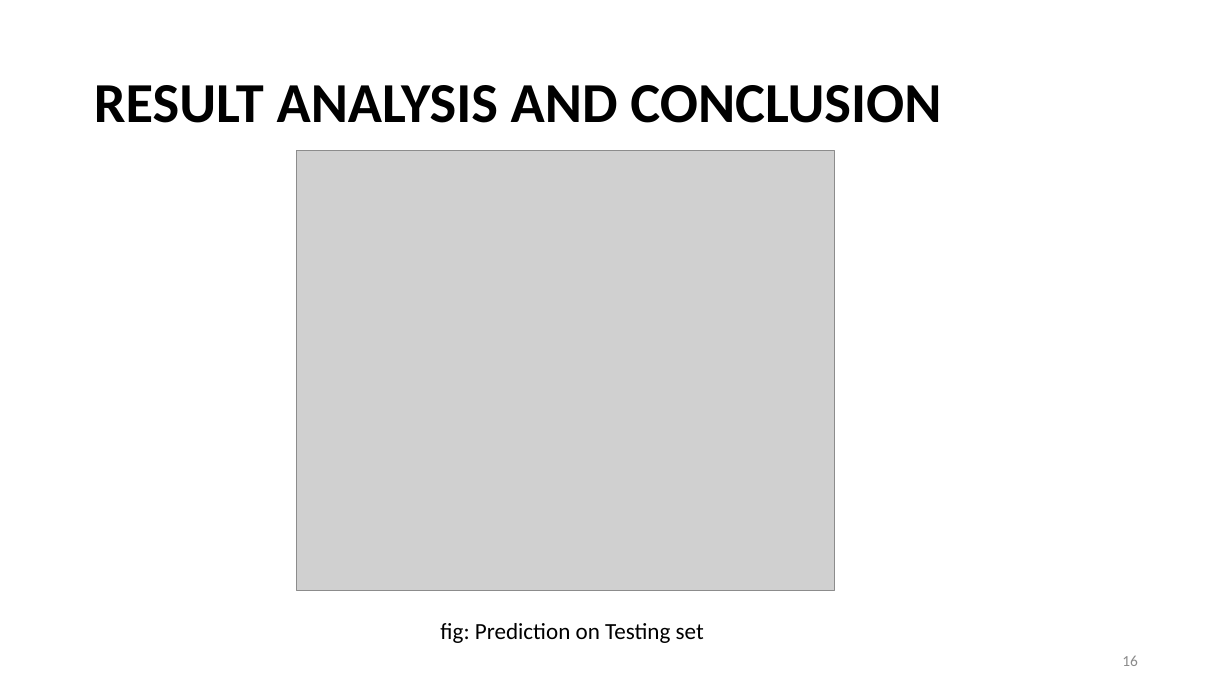
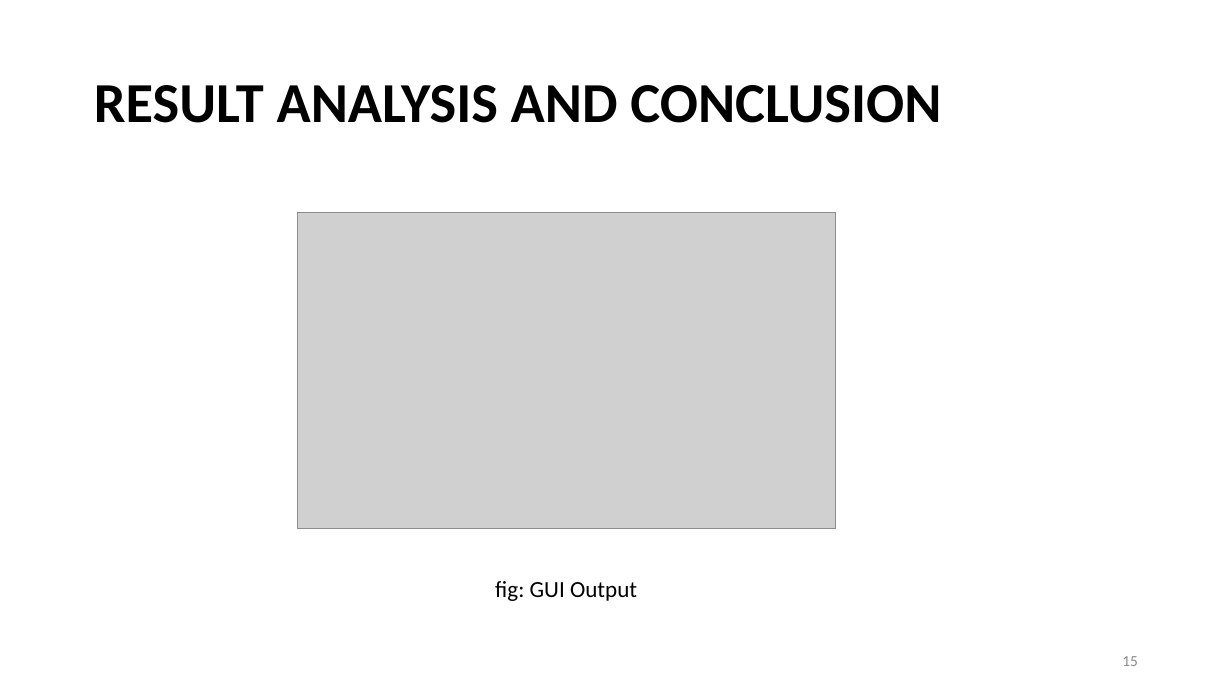
Before and after one commit to sushantbro11/Music_Genre_Classification, a slide deck: slide 15 of Final defense ppt format.pptx (slide 16 before the commit). Drawn at 1232x693 pixels with LibreOffice and Linux fonts; fonts in the diff are those of the drawing; grey boxes stand for pictures. Boxes give left, top, right and bottom in pixels: in the first picture for what was removed or moved away, otherwise in the second. Text is boxed around its words. In the diff, an @@ line names an element or a change of style, - is before the commit and + after.

```diff
--- a/Final defense ppt format.pptx
+++ b/Final defense ppt format.pptx
@@ picture: place and size @@
-picture at bbox=[297, 151, 835, 591]
+picture at bbox=[298, 213, 836, 529]
@@ text at bbox=[495, 581, 637, 601]: text changed @@
-fig: Prediction on Testing set
+fig: GUI Output
@@ page number at bbox=[1122, 656, 1138, 666]: text changed @@
-16
+15
```
Also in this commit, not shown: 5 other slides changed, 1 slide added, 2 other files.
